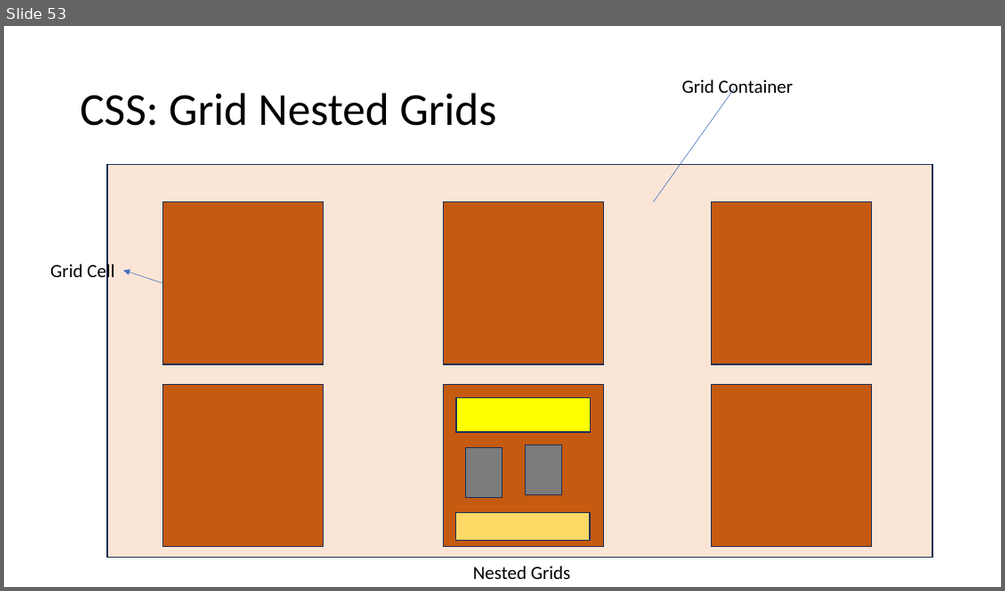
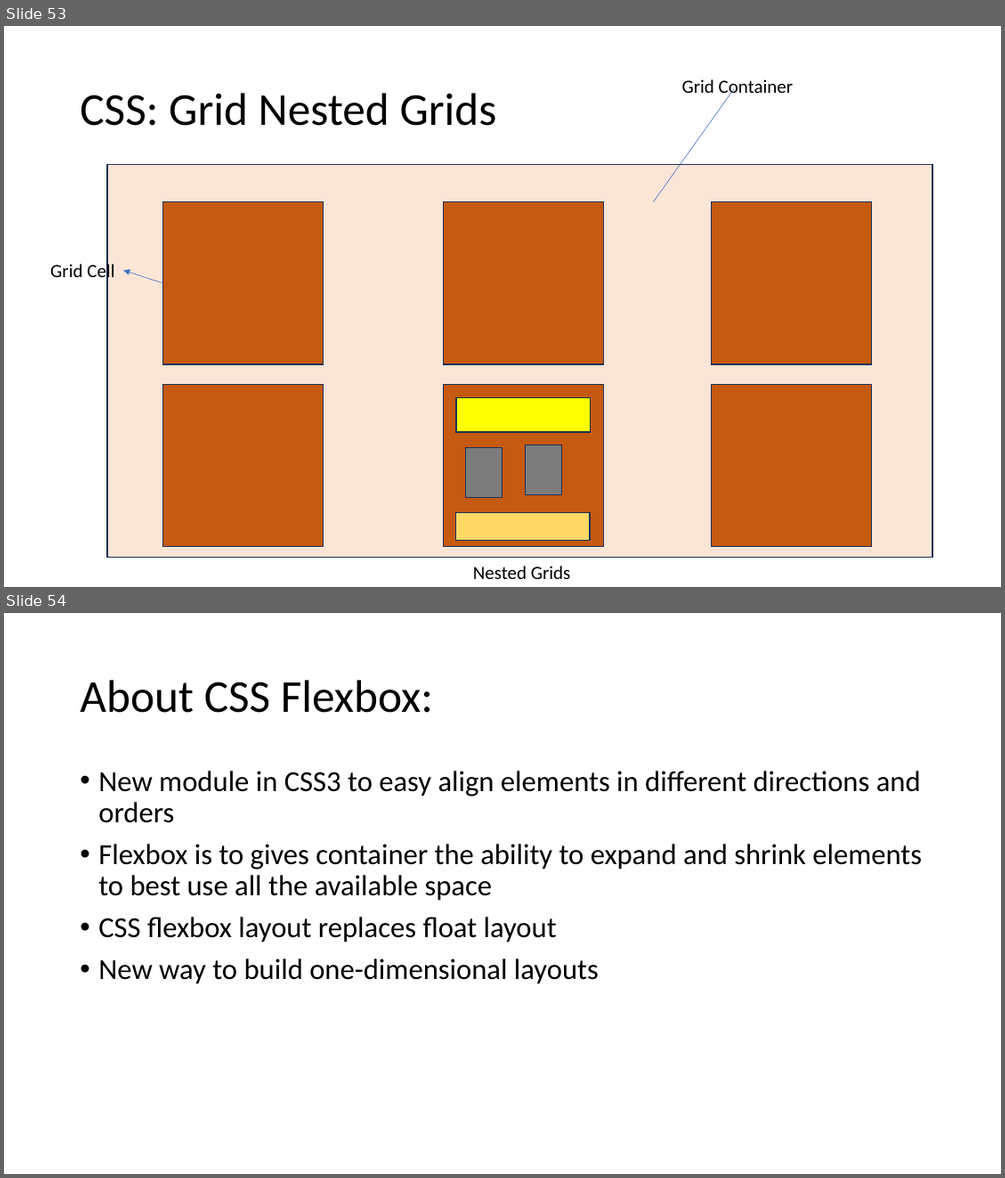
Before and after one commit to PiyushChaturvedii/Batch05, a slide deck: CSS3.pptx. Shown one above the other, each under a label of ours: slide 53 before the commit, slides 53 and 54 after it. The pictures are 1005x591 and 1005x1178 pixels, drawn with LibreOffice and Linux fonts; fonts in the diff are those of the drawing. Boxes give left, top, right and bottom in pixels: in the first picture for what was removed or moved away, otherwise in the second. Text is boxed around its words. In the diff, an @@ line names an element or a change of style, - is before the commit and + after.

```diff
--- a/CSS3.pptx
+++ b/CSS3.pptx
@@ slide 54 added at box(4, 613, 1001, 1174), background #FFFFFF @@
@@ title added at box(80, 680, 433, 713), 44 pt, text #000000 @@
+About CSS Flexbox:
@@ text added at box(98, 771, 922, 984), 28 pt, text #000000 @@
+• New module in CSS3 to easy align elements in different directions and orders
+• Flexbox is to gives container the ability to expand and shrink elements to best use all the available space
+• CSS flexbox layout replaces float layout
+• New way to build one-dimensional layouts
```
Also in this commit, not shown: 3 other slides added, 6 other files.
